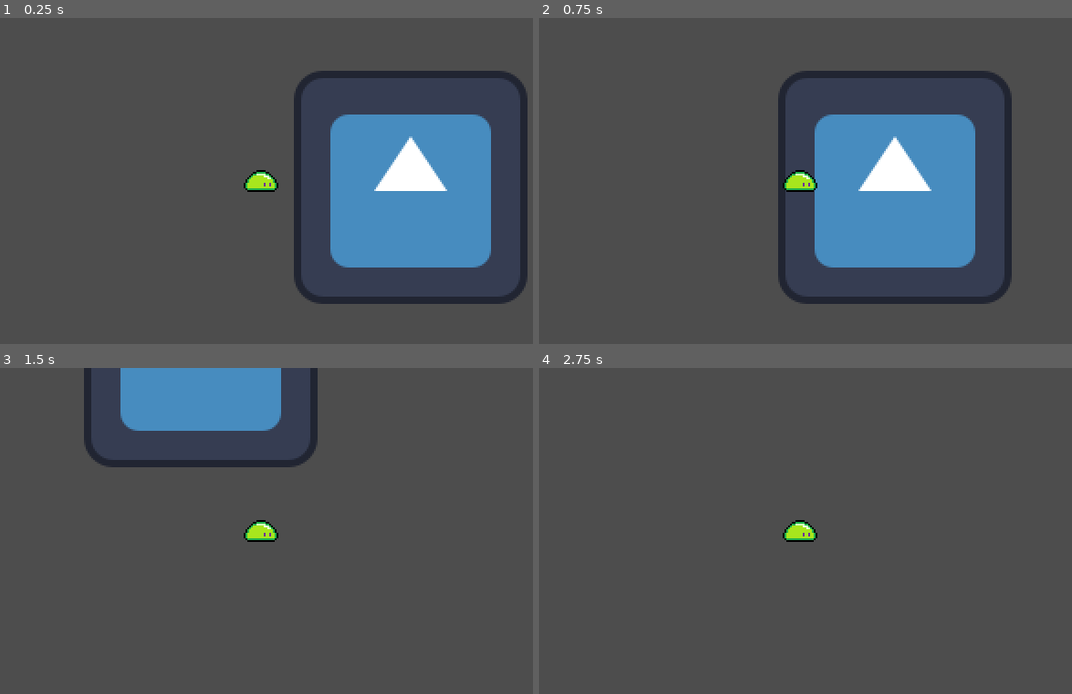
Above: before the commit, frames 1-4 (two rows, left to right).
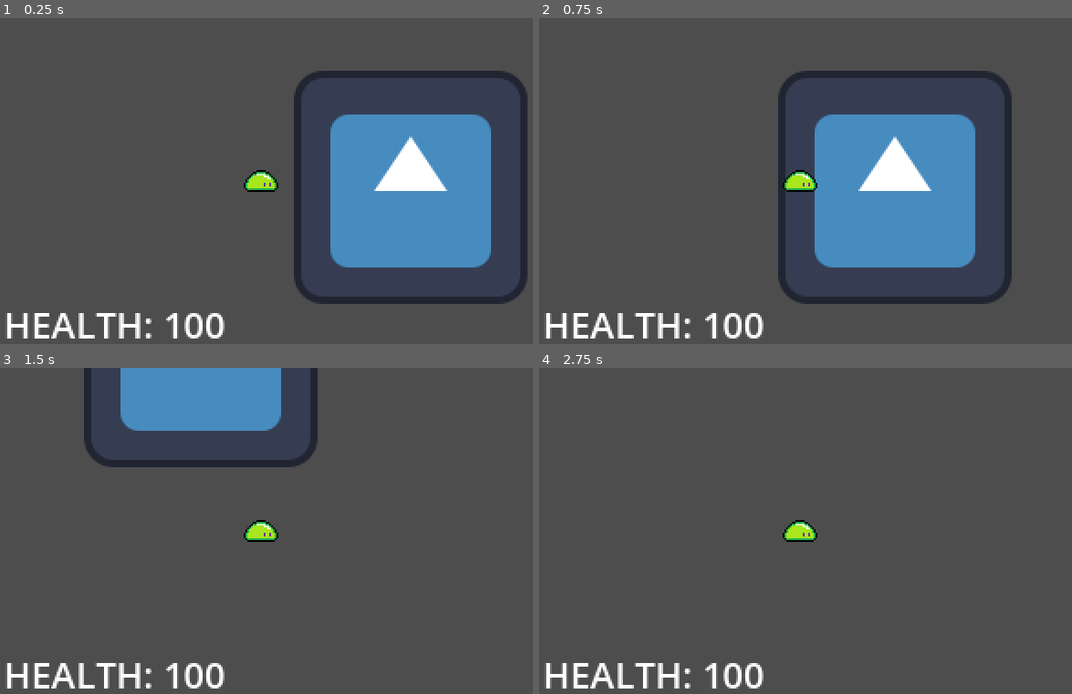
Above: after the commit, the same moments.

Repository: ryderlopeman10-dotcom/haven-dunlap-26-jam
Game: Godot game, scene res://Scenes/test_scene.tscn
Same seed, same stepped clock (60 frames per second), same inputs: the game is played once before the commit and once after it. The engine's default icon, where the game draws it, is replaced by a stand-in: a white triangle on a blue panel in a dark square.
Inputs:
- Up to frame 1 (0.25 s): no input
- Up to frame 2 (0.75 s): tap Enter at 0.5 s; hold D (Right) from 0.53 s (still down)
- Up to frame 3 (1.5 s): tap Space (Jump) at 0.77 s; release D (Right) at 1.28 s; hold S (Down) from 1.28 s (still down)
- Up to frame 4 (2.75 s): tap Space (Jump) at 1.52 s; release S (Down) at 2.03 s; hold D (Right) from 2.03 s (still down)

The runs differ from the first frame. In frame 1, 1.4% of the frame differs, in the area x 1-43%, y 90-99%; in frame 2, 1.4%; in frame 3, 1.4%; in frame 4, 1.4%.

Commit message:
added health display

Diff:
--- a/haven-project-26/Player/player.gd
+++ b/haven-project-26/Player/player.gd
@@ -18,6 +18,7 @@
 func _process(delta):
 	if Input.is_action_pressed("Quit"):
 		get_tree().quit()
+	$HealthDisplay.text = "HEALTH: " + str(player_health)
 
 func _physics_process(delta):
 	topdown_movement(delta)
--- a/haven-project-26/Player/player.tscn
+++ b/haven-project-26/Player/player.tscn
@@ -56,6 +56,9 @@
 [sub_resource type="ConvexPolygonShape2D" id="ConvexPolygonShape2D_fhl08"]
 points = PackedVector2Array(9, 0, 10, 1, 10, 4, 8.75, 5, 7, 6, -7.75, 6, -8, 5, -9, 4, -9.75, 4, -9.75, 0, 0, -8, 6, -5)
 
+[sub_resource type="LabelSettings" id="LabelSettings_gwnis"]
+font_size = 20
+
 [node name="Player" type="CharacterBody2D" unique_id=168181456]
 script = ExtResource("1_l8h54")
 
@@ -83,5 +86,13 @@
 [node name="bangTimer" type="Timer" parent="." unique_id=687022176]
 wait_time = 0.176
 
+[node name="HealthDisplay" type="Label" parent="." unique_id=831792206]
+offset_left = -140.0
+offset_top = 64.0
+offset_right = -100.0
+offset_bottom = 87.0
+text = "HEALTH:"
+label_settings = SubResource("LabelSettings_gwnis")
+
 [connection signal="timeout" from="Falling Timer" to="." method="_on_timer_timeout"]
 [connection signal="timeout" from="bangTimer" to="." method="_on_bang_timer_timeout"]
